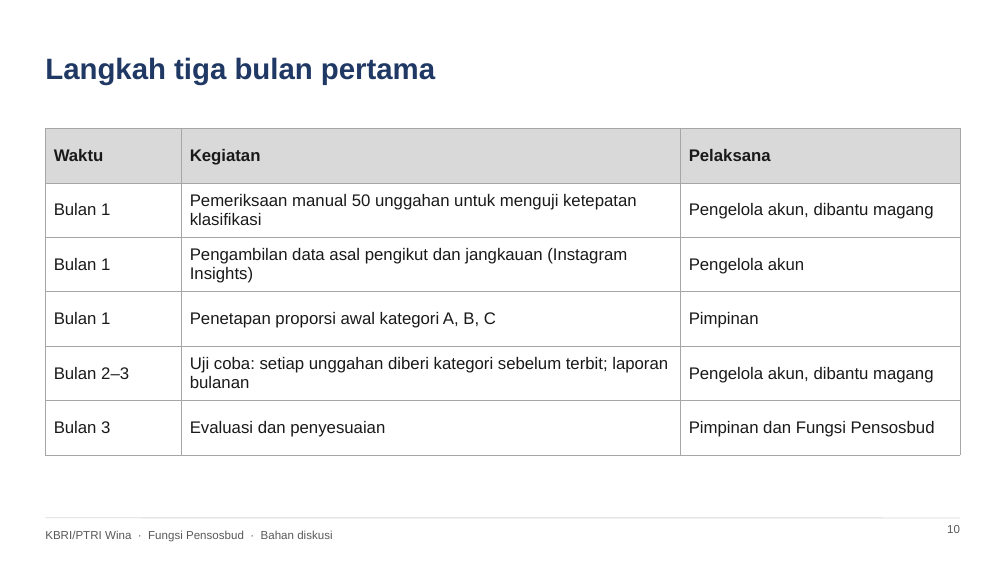
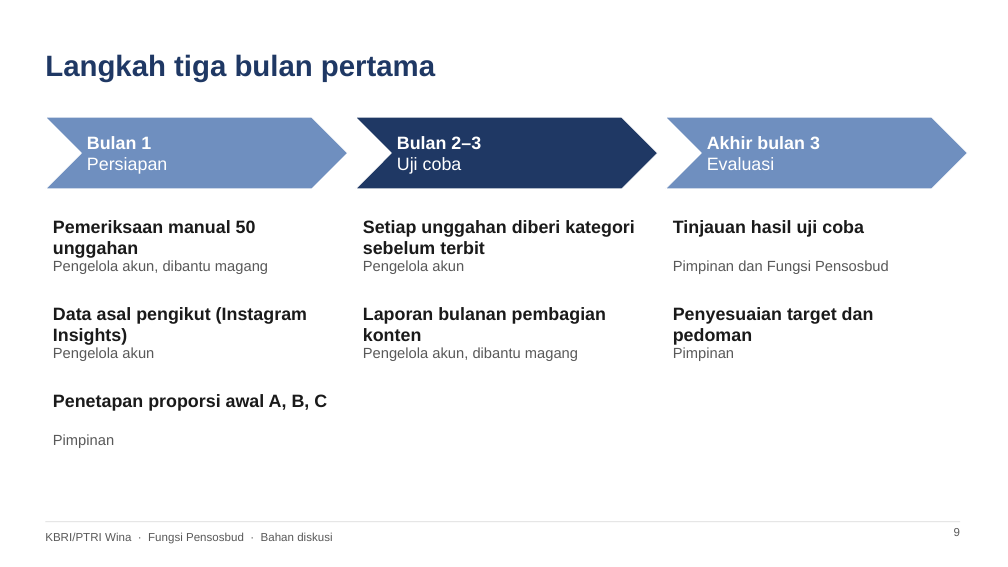
Before and after one commit to quintareva09/quintadeyandaputri, a slide deck: slide 9 of ici_analysis/KBRI_Wina_Penataan_Konten_Instagram.pptx (slide 10 before the commit). Drawn at 1008x567 pixels with LibreOffice and Linux fonts; fonts in the diff are those of the drawing. Boxes give left, top, right and bottom in pixels: in the first picture for what was removed or moved away, otherwise in the second. Text is boxed around its words. In the diff, an @@ line names an element or a change of style, - is before the commit and + after.

```diff
--- a/ici_analysis/KBRI_Wina_Penataan_Konten_Instagram.pptx
+++ b/ici_analysis/KBRI_Wina_Penataan_Konten_Instagram.pptx
@@ title "Langkah tiga bulan pertama": place and size @@
-title "Langkah tiga bulan pertama" at [45, 57, 435, 85]
+title "Langkah tiga bulan pertama" at [45, 54, 435, 81]
@@ chevron added at [45, 117, 348, 189], fill #6F8FBF, outline #FFFFFF 1 pt @@
@@ chevron added at [355, 117, 658, 189], fill #1F3864, outline #FFFFFF 1 pt @@
@@ chevron added at [665, 117, 968, 189], fill #6F8FBF, outline #FFFFFF 1 pt @@
@@ table removed at [45, 129, 960, 441], 6 rows, 3 columns @@
-Waktu | Kegiatan | Pelaksana
-Bulan 1 | Pemeriksaan manual 50 unggahan untuk menguji ketepatan klasifikasi | Pengelola akun, dibantu magang
-Bulan 1 | Pengambilan data asal pengikut dan jangkauan (Instagram Insights) | Pengelola akun
-Bulan 1 | Penetapan proporsi awal kategori A, B, C | Pimpinan
-Bulan 2–3 | Uji coba: setiap unggahan diberi kategori sebelum terbit; laporan bulanan | Pengelola akun, dibantu magang
-Bulan 3 | Evaluasi dan penyesuaian | Pimpinan dan Fungsi Pensosbud
@@ text added at [87, 136, 167, 174], 17 pt, text #FFFFFF @@
+Bulan 1
+Persiapan
@@ text added at [397, 136, 481, 174], 17 pt, text #FFFFFF, bold @@
+Bulan 2–3
+Uji coba
@@ text added at [707, 136, 820, 170], 17 pt, text #FFFFFF, bold @@
+Akhir bulan 3
+Evaluasi
@@ text added at [53, 220, 256, 258], 17 pt, text #1A1A1A, bold @@
+Pemeriksaan manual 50 unggahan
@@ text added at [363, 220, 635, 254], 17 pt, text #1A1A1A, bold @@
+Setiap unggahan diberi kategori sebelum terbit
@@ text added at [673, 220, 864, 237], 17 pt, text #1A1A1A, bold @@
+Tinjauan hasil uji coba
@@ text added at [53, 260, 268, 274], 14 pt, text #595959 @@
+Pengelola akun, dibantu magang
@@ text added at [363, 260, 464, 274], 14 pt, text #595959 @@
+Pengelola akun
@@ text added at [673, 260, 889, 274], 14 pt, text #595959 @@
+Pimpinan dan Fungsi Pensosbud
@@ text added at [53, 307, 307, 345], 17 pt, text #1A1A1A, bold @@
+Data asal pengikut (Instagram Insights)
@@ text added at [363, 307, 606, 341], 17 pt, text #1A1A1A, bold @@
+Laporan bulanan pembagian konten
@@ text added at [673, 307, 874, 345], 17 pt, text #1A1A1A, bold @@
+Penyesuaian target dan pedoman
@@ text added at [53, 347, 154, 361], 14 pt, text #595959 @@
+Pengelola akun
@@ text added at [363, 347, 578, 361], 14 pt, text #595959 @@
+Pengelola akun, dibantu magang
@@ text added at [673, 347, 734, 361], 14 pt, text #595959 @@
+Pimpinan
@@ text added at [53, 394, 327, 411], 17 pt, text #1A1A1A, bold @@
+Penetapan proporsi awal A, B, C
@@ text added at [53, 434, 114, 448], 14 pt, text #595959 @@
+Pimpinan
@@ line moved from (45, 518) - (960, 518) to (45, 522) - (960, 522) @@
@@ page number removed at [947, 525, 960, 533] @@
-10
@@ page number added at [954, 528, 960, 536], 11 pt, text #595959 @@
+9
```
Also in this commit, not shown: 9 other slides changed, 1 slide removed, 2 other files.
